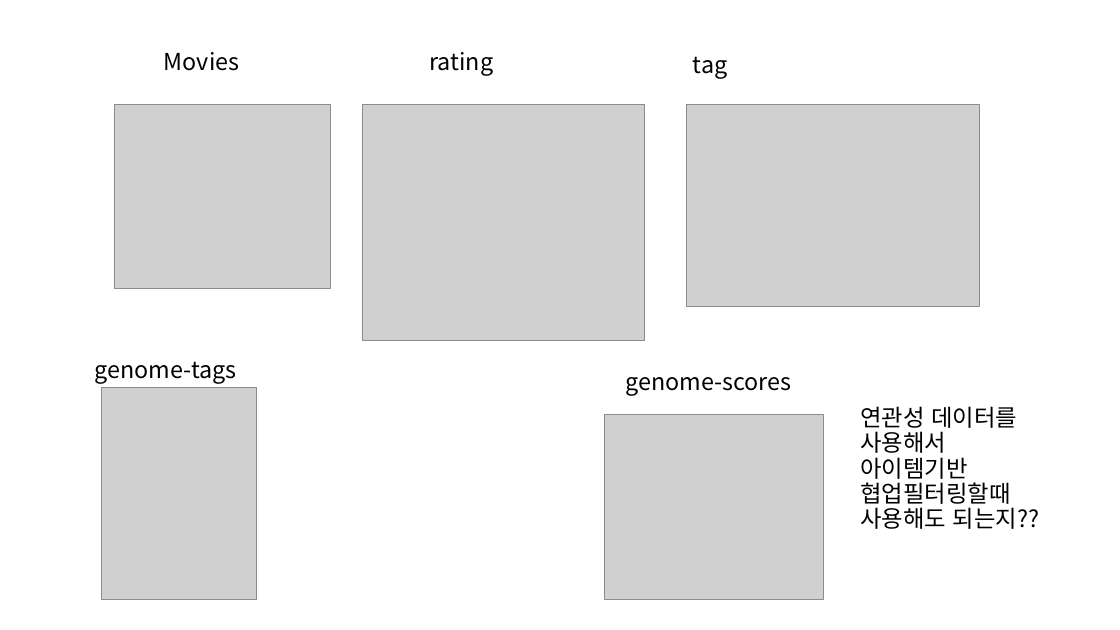
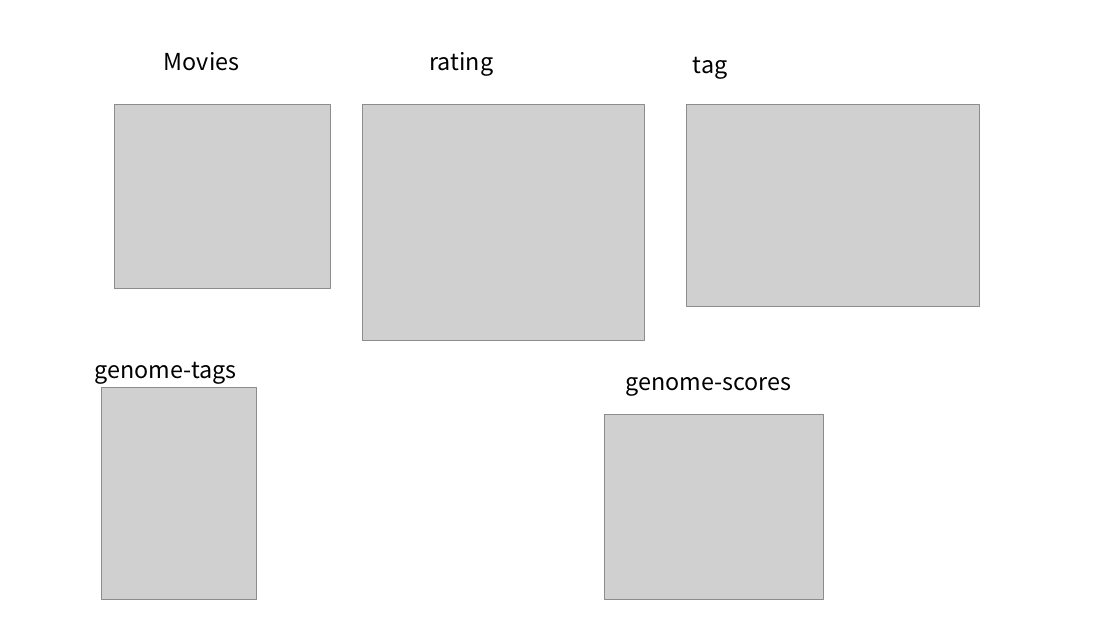
Before and after one commit to laits1/TIL, a slide deck: slide 4 of project/3) 파이널 프로젝트/다양한 추천 알고리즘을 활용한 영화 추천 시스템.pptx. Drawn at 1120x630 pixels with LibreOffice and Linux fonts; fonts in the diff are those of the drawing; grey boxes stand for pictures. Boxes give left, top, right and bottom in pixels: in the first picture for what was removed or moved away, otherwise in the second. Text is boxed around its words. In the diff, an @@ line names an element or a change of style, - is before the commit and + after.

```diff
--- a/project/3) 파이널 프로젝트/다양한 추천 알고리즘을 활용한 영화 추천 시스템.pptx
+++ b/project/3) 파이널 프로젝트/다양한 추천 알고리즘을 활용한 영화 추천 시스템.pptx
@@ text removed at bbox=[860, 406, 1040, 529] @@
-연관성 데이터를 사용해서 아이템기반 협업필터링할때 사용해도 되는지??
```
Also in this commit, not shown: 2 other slides changed, 5 other files.
